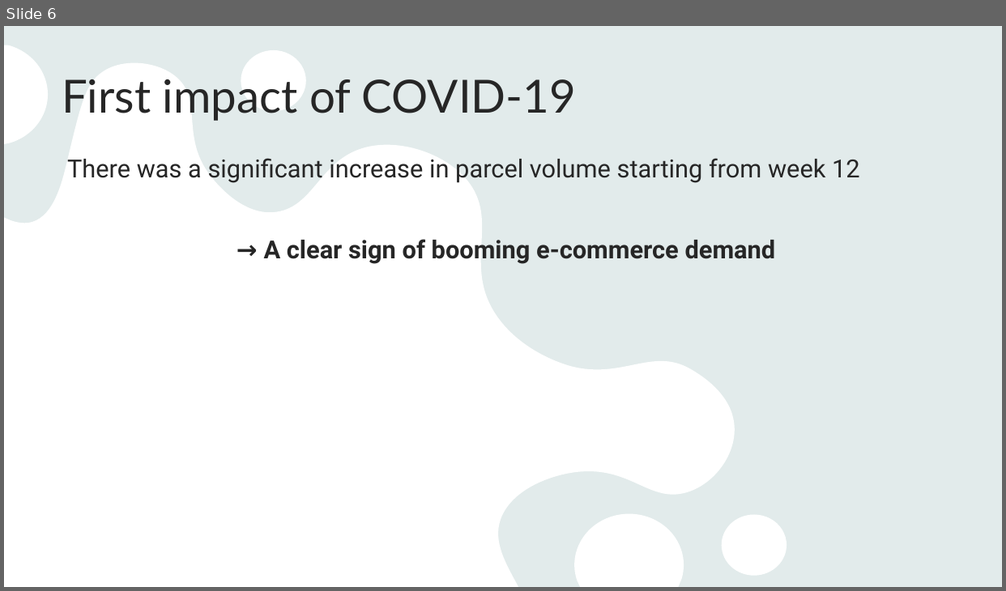
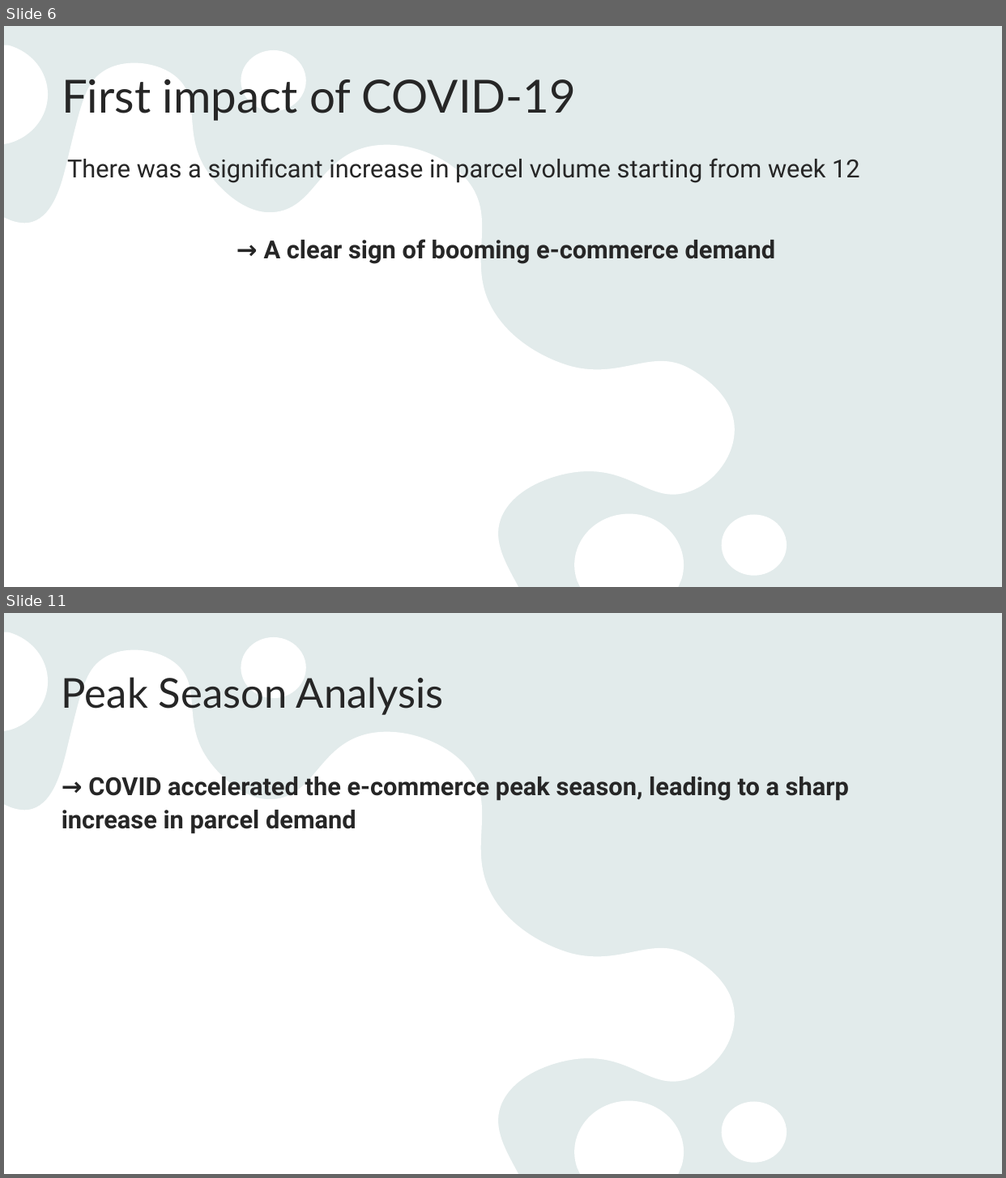
Before and after one commit to anhquanbui/finalprojectg7, a slide deck: Project.pptx. Shown one above the other, each under a label of ours: slide 6 before the commit, slides 6 and 11 after it; the slides between them are not shown. The pictures are 1006x591 and 1006x1178 pixels, drawn with LibreOffice and Linux fonts; fonts in the diff are those of the drawing. Boxes give left, top, right and bottom in pixels: in the first picture for what was removed or moved away, otherwise in the second. Text is boxed around its words. In the diff, an @@ line names an element or a change of style, - is before the commit and + after.

```diff
--- a/Project.pptx
+++ b/Project.pptx
@@ slide 11 added at (x1=4, y1=613, x2=1002, y2=1174), background #E9F3F3; not listed: 2 template elements that a slide beside it also shows @@
@@ title added at (x1=62, y1=677, x2=444, y2=715), 39.6 pt, text #262626 @@
+Peak Season Analysis
@@ text added at (x1=62, y1=777, x2=849, y2=834), 24 pt, text #262626, bold @@
+→ COVID accelerated the e-commerce peak season, leading to a sharp increase in parcel demand
```
Also in this commit, not shown: 10 slides changed, 3 other slides added, 2 slides removed.
